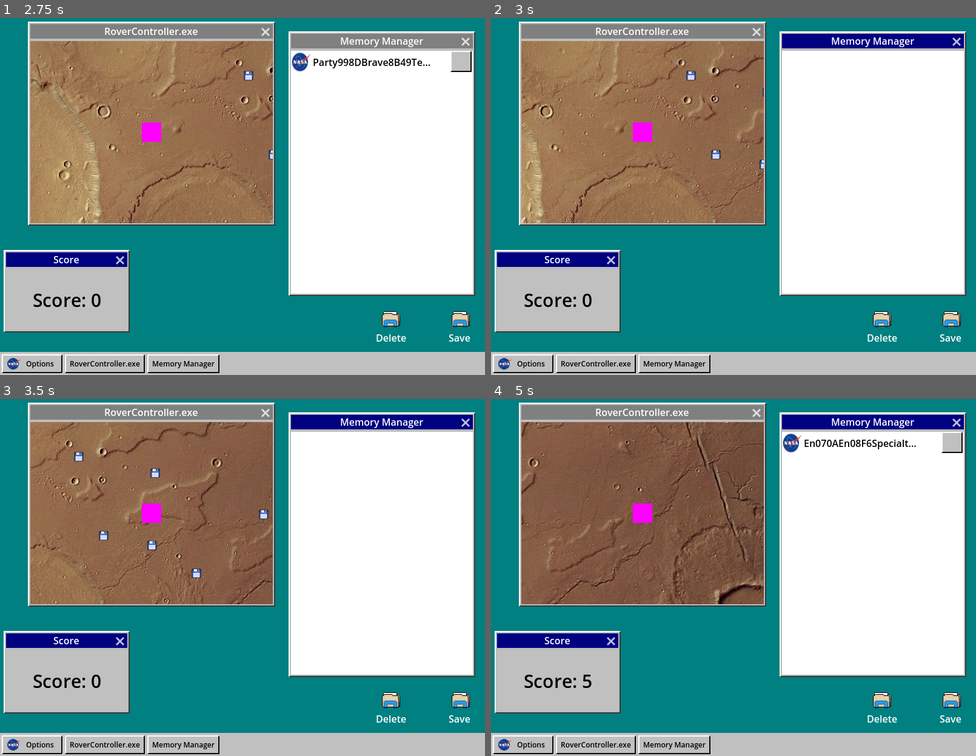
Above: before the commit, frames 1-4 (two rows, left to right).
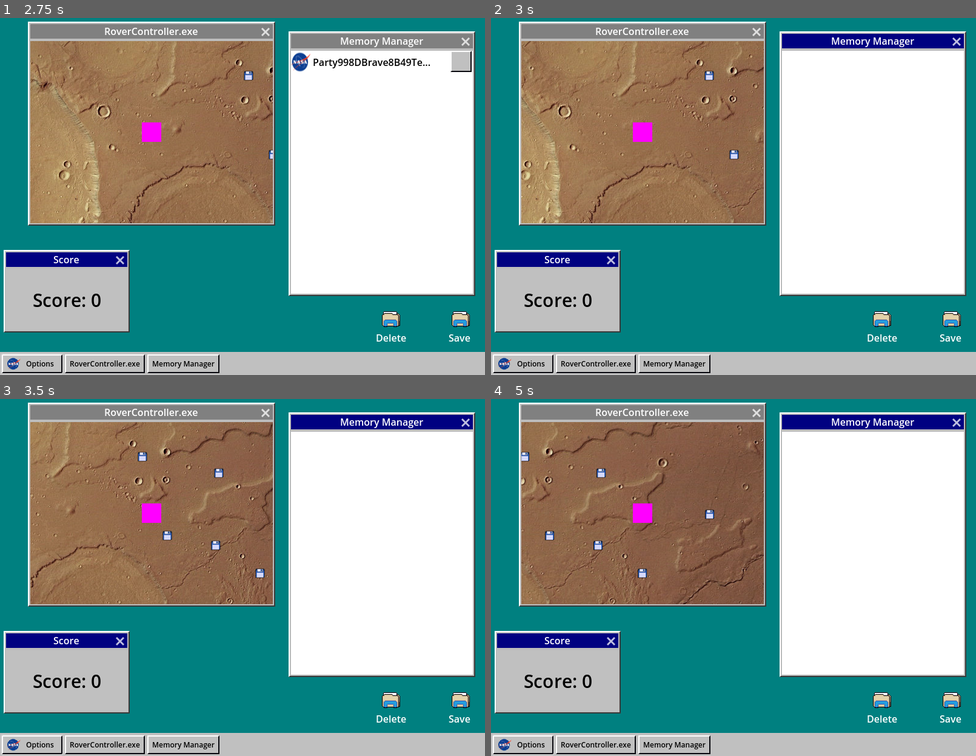
Above: after the commit, the same moments.

Repository: jerrutledge/Mars-Roverflow
Game: Godot game, scene res://scenes/Desktop.tscn
Two runs of this game, one before a commit and one after it. Both use one fixed random seed, a clock stepped at 60 frames per second and the inputs below.
Inputs (mouse positions are in pixels of both pictures, inside the frame that each line leads up to):
- Up to frame 1 (2.75 s): click "RoverController.exe" at 0.5 s; click "Memory Manager" at 1.25 s; click "Options" at 2 s
- Up to frame 2 (3 s): move the mouse to (840, 175) at 2.77 s; hold D (rover_right) from 2.78 s (still down); hold Backspace (delete) from 2.78 s (still down); click (840, 175) at 2.92 s
- Up to frame 3 (3.5 s): keep holding D (rover_right); keep holding Backspace (delete)
- Up to frame 4 (5 s): release D (rover_right) at 3.5 s; release Backspace (delete) at 3.5 s; drag from (636, 591) to (568, 456) at 3.52 s; move the mouse to (782, 495) at 4.27 s; hold D (rover_right) from 4.28 s (still down); hold Backspace (delete) from 4.28 s (still down); click (782, 495) at 4.42 s

Frame 1 is identical in both runs. In frame 2, 3.9% of the frame differs, in the area x 6-57%, y 6-58%; in frame 3, 4.2%; in frame 4, 5.6%, in the area x 6-98%, y 6-81%.

Commit message:
Add alien chasing

Diff:
--- a/scenes/Desktop.tscn
+++ b/scenes/Desktop.tscn
@@ -134,6 +134,7 @@
 layout_mode = 2
 theme_override_colors/font_color = Color(1, 1, 1, 1)
 text = "Delete"
+
 [node name="bing" type="AudioStreamPlayer" parent="."]
 stream = ExtResource("9_usi0u")
 
--- a/scenes/DraggedData.tscn
+++ b/scenes/DraggedData.tscn
@@ -11,11 +11,12 @@
 
 [node name="DraggedData" type="Window"]
 process_mode = 3
+transparent_bg = true
+handle_input_locally = false
 size = Vector2i(32, 32)
 visible = false
 unresizable = true
 borderless = true
-always_on_top = true
 transparent = true
 unfocusable = true
 mouse_passthrough = true
@@ -24,7 +25,7 @@
 theme_override_styles/embedded_unfocused_border = SubResource("StyleBoxEmpty_51cv3")
 script = ExtResource("2_paur5")
 
-[node name="Sprite2D" type="Sprite2D" parent="."]
+[node name="Sprite2D" type="TextureRect" parent="."]
 unique_name_in_owner = true
+mouse_filter = 2
 texture = ExtResource("1_dfek2")
-offset = Vector2(16, 16)
--- a/scenes/rover.tscn
+++ b/scenes/rover.tscn
@@ -22,3 +22,5 @@
 [node name="Camera2D" type="Camera2D" parent="."]
 limit_left = 0
 limit_top = 0
+
+[connection signal="tree_exiting" from="." to="." method="_on_tree_exiting"]
--- a/src/Alien.gd
+++ b/src/Alien.gd
@@ -1,4 +1,16 @@
 extends Area2D
+@export var run_speed : float = 30
+var vel = Vector2.ZERO
+var player = null
+
+func _ready():
+	player = Global.player
+
+func _physics_process(delta):
+	vel = Vector2.ZERO
+	if player:
+		vel = position.direction_to(player.position) * run_speed
+	position += vel * delta
 
 func _on_hit(_area):
 	Global.make_new_virus(null)
--- a/src/Mars.gd
+++ b/src/Mars.gd
@@ -29,7 +29,6 @@
 		return spawn + Vector2(8, 8)
 	return level_size - Vector2(8, 8)
 
-
 func _on_alien_timer_timeout():
 	alien_timer.start(randi_range(16, 32))
 	if aliens.get_child_count() >= 8:
--- a/src/global_autoload.gd
+++ b/src/global_autoload.gd
@@ -8,6 +8,7 @@
 
 var score : int = 0
 var desktop : Node = null
+var player : Node = null
 var mouse_on_save = false
 var mouse_on_del = false
 
--- a/src/rover.gd
+++ b/src/rover.gd
@@ -1,6 +1,6 @@
 extends CharacterBody2D
 
-@export var speed = 400
+@export var speed = 250
 @export var level_size : Vector2 = Vector2(1000,1000)
 @onready var camera_2d : Camera2D = $Camera2D
 
@@ -10,6 +10,7 @@
 	camera_2d.limit_top = 0
 	camera_2d.limit_right = int(level_size.x)
 	camera_2d.limit_bottom = int(level_size.y)
+	Global.player = self
 
 func _process(delta):
 	var vel = Vector2.ZERO # The player's movement vector.
@@ -27,3 +28,6 @@
 
 	position += vel * delta
 	position = position.clamp(Vector2(16,16), level_size - Vector2(16,16))
+
+func _on_tree_exiting():
+	Global.player = null
Not shown: 1 places in scenes/Desktop.tscn that only renumber resources
